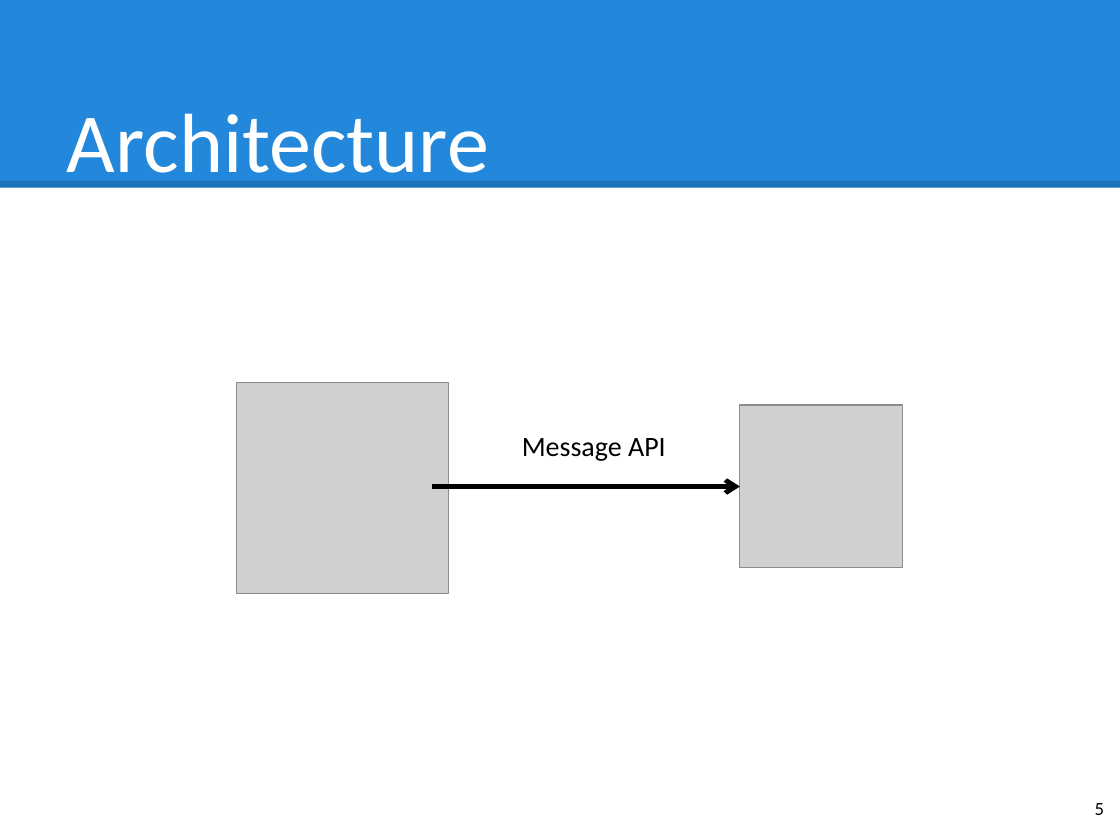
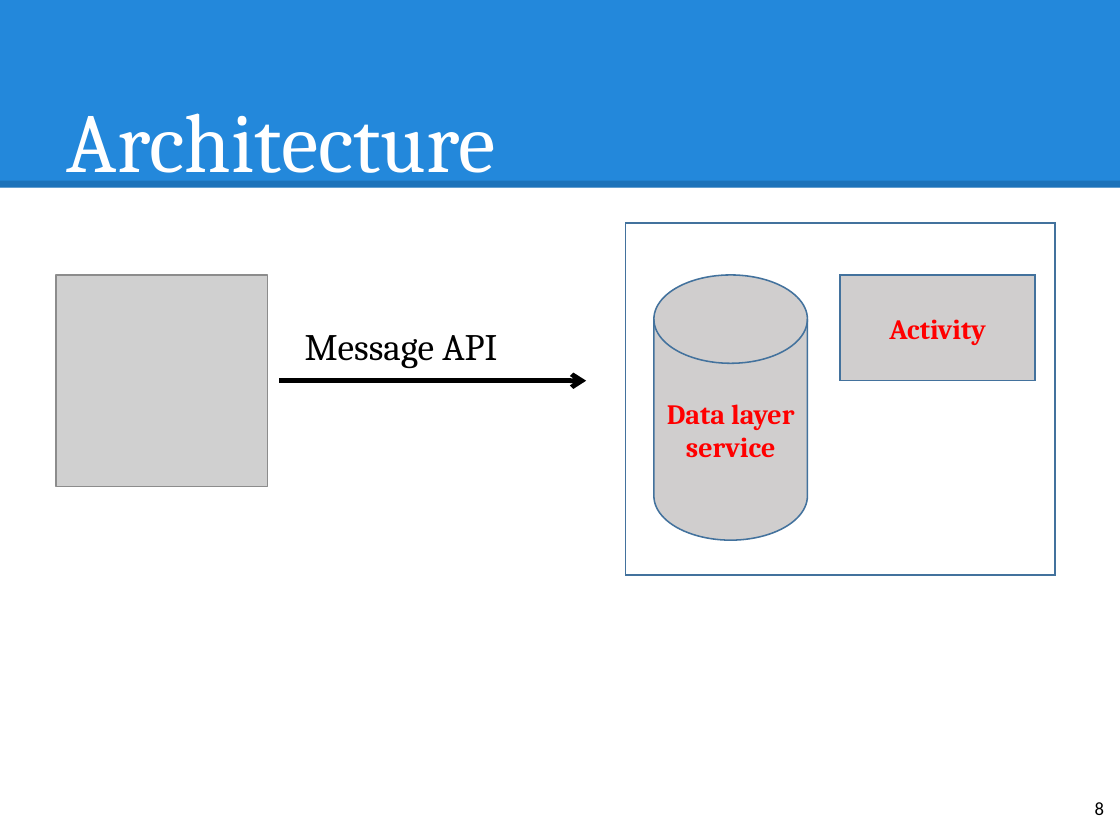
Before and after one commit to hqt/street-router, a slide deck: slide 8 of Document/presentation/nam/wear.pptx (slide 5 before the commit). Drawn at 1120x840 pixels with LibreOffice and Linux fonts; fonts in the diff are those of the drawing; grey boxes stand for pictures. Boxes give left, top, right and bottom in pixels: in the first picture for what was removed or moved away, otherwise in the second. Text is boxed around its words. In the diff, an @@ line names an element or a change of style, - is before the commit and + after.

```diff
--- a/Document/presentation/nam/wear.pptx
+++ b/Document/presentation/nam/wear.pptx
@@ text "Architecture" at bbox=[67, 113, 496, 190]: font Calibri to Cambria @@
@@ rectangle added at bbox=[626, 223, 1055, 575], outline #43739E 1 pt @@
@@ picture: place and size @@
-picture at bbox=[236, 382, 448, 594]
+picture at bbox=[56, 274, 268, 486]
@@ cylinder added at bbox=[654, 274, 808, 540], fill #D0CECE, outline #43739E 1 pt, 18 pt, text #FF0000, bold @@
+Data layer service
@@ rectangle added at bbox=[840, 274, 1035, 380], fill #D0CECE, outline #43739E 1 pt, 18 pt, text #FF0000, bold @@
+Activity
@@ text "Message API": place and size @@
-text "Message API" at bbox=[522, 438, 666, 461]
+text "Message API" at bbox=[305, 335, 497, 369]
@@ text "Message API" at bbox=[305, 335, 497, 369]: size 18 to 24 pt, font Calibri to Cambria @@
@@ arrow moved from (740, 486) - (432, 486) to (586, 381) - (279, 381) @@
@@ picture removed at bbox=[740, 405, 903, 568] @@
@@ page number at bbox=[1095, 802, 1104, 815]: text changed @@
-5
+8
```
Also in this commit, not shown: 5 other slides changed, 5 slides added, 1 slide removed.
